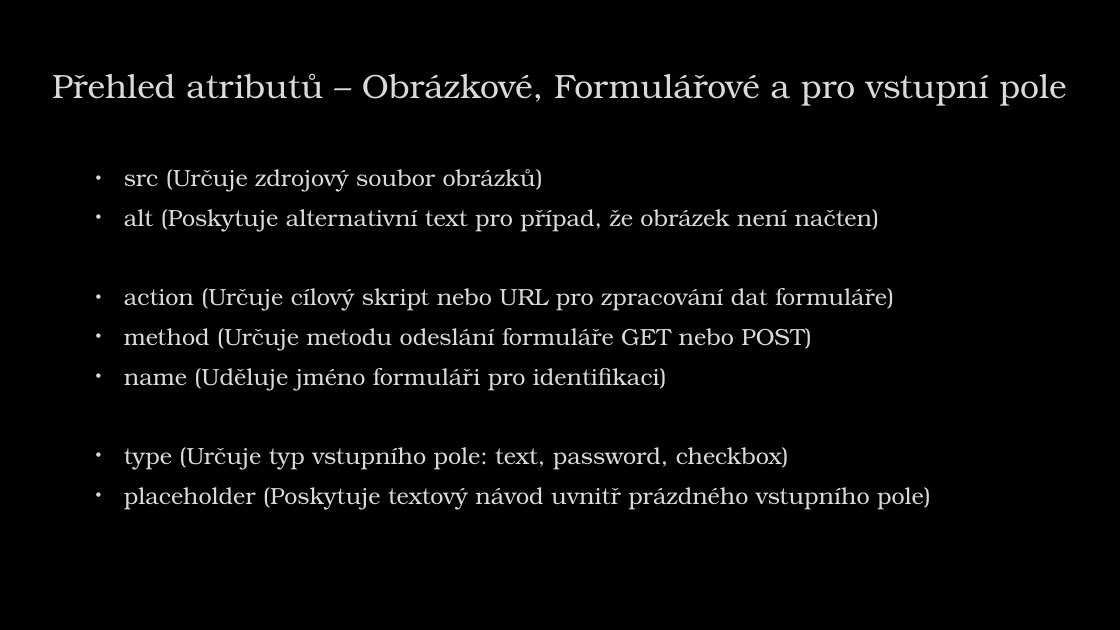
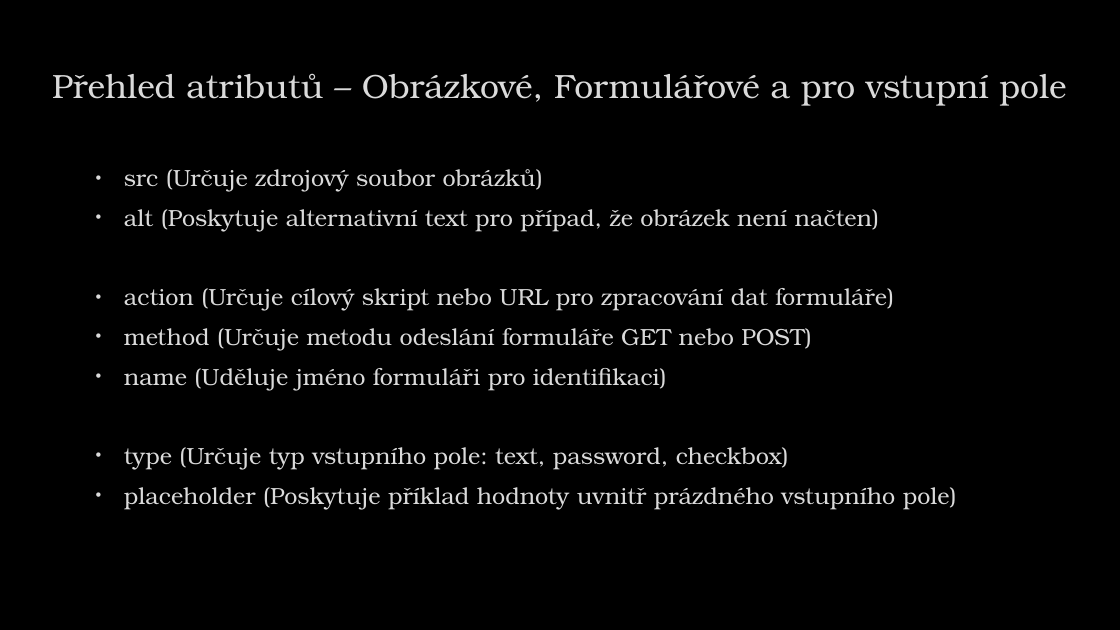
Before and after one commit to Meetsys128/kulisarnaUltra, a slide deck: slide 10 of HTML&JS&CSS_SEIDEL_GRAF.pptx. Drawn at 1120x630 pixels with LibreOffice and Linux fonts; fonts in the diff are those of the drawing; background and template pictures are left out. Boxes give left, top, right and bottom in pixels: in the first picture for what was removed or moved away, otherwise in the second. Text is boxed around its words. In the diff, an @@ line names an element or a change of style, - is before the commit and + after.

Commit message:
gg

```diff
--- a/HTML&JS&CSS_SEIDEL_GRAF.pptx
+++ b/HTML&JS&CSS_SEIDEL_GRAF.pptx
@@ text at box(124, 487, 957, 509): text changed @@
-• placeholder (Poskytuje textový návod uvnitř prázdného vstupního pole)
+• placeholder (Poskytuje příklad hodnoty uvnitř prázdného vstupního pole)
```
Also in this commit, not shown: 4 other slides changed.
